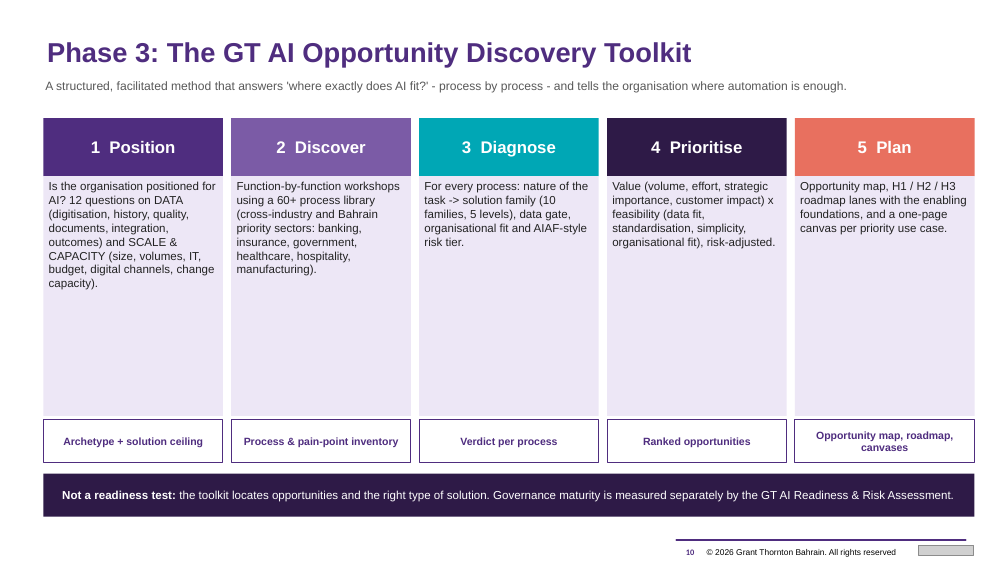
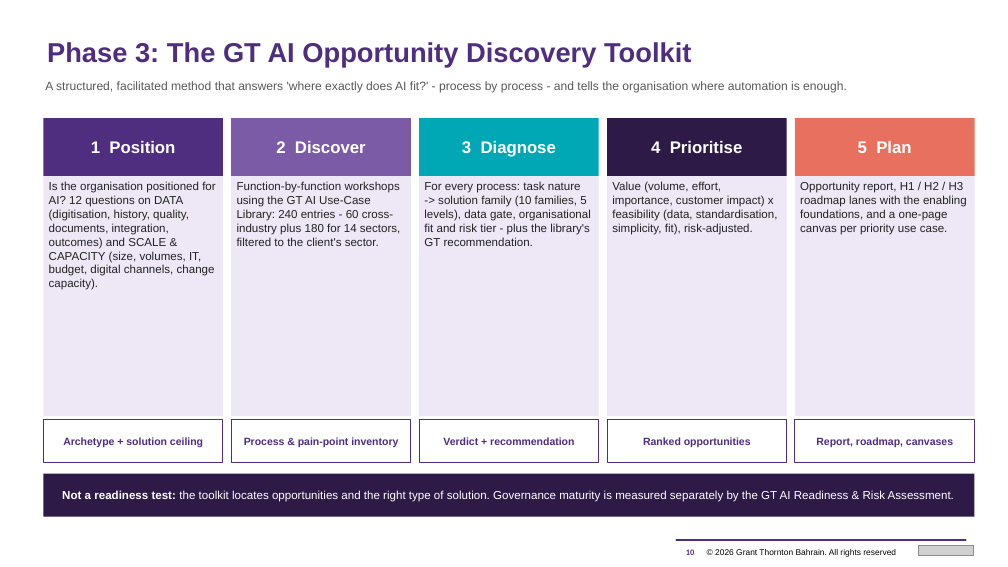
Before and after one commit to mahekdevangtrivedi-wq/GT-AI-Service-Line, a slide deck: slide 10 of 02_AI_Strategy_and_Roadmap/GT_AI_Strategy_and_Roadmap_Proposal.pptx. Drawn at 1008x567 pixels with LibreOffice and Linux fonts; fonts in the diff are those of the drawing; grey boxes stand for pictures. Boxes give left, top, right and bottom in pixels: in the first picture for what was removed or moved away, otherwise in the second. Text is boxed around its words. In the diff, an @@ line names an element or a change of style, - is before the commit and + after.

```diff
--- a/02_AI_Strategy_and_Roadmap/GT_AI_Strategy_and_Roadmap_Proposal.pptx
+++ b/02_AI_Strategy_and_Roadmap/GT_AI_Strategy_and_Roadmap_Proposal.pptx
@@ text in rectangle at bbox=[237, 181, 401, 246]: text changed @@
-Function-by-function workshops using a 60+ process library (cross-industry and Bahrain priority sectors: banking, insurance, government, healthcare, hospitality, manufacturing).
+Function-by-function workshops using the GT AI Use-Case Library: 240 entries - 60 cross-industry plus 180 for 14 sectors, filtered to the client's sector.
@@ text in rectangle at bbox=[424, 181, 591, 246]: text changed @@
-For every process: nature of the task -> solution family (10 families, 5 levels), data gate, organisational fit and AIAF-style risk tier.
+For every process: task nature -> solution family (10 families, 5 levels), data gate, organisational fit and risk tier - plus the library's GT recommendation.
@@ text in rectangle at bbox=[612, 181, 778, 235]: text changed @@
-Value (volume, effort, strategic importance, customer impact) x feasibility (data fit, standardisation, simplicity, organisational fit), risk-adjusted.
+Value (volume, effort, importance, customer impact) x feasibility (data, standardisation, simplicity, fit), risk-adjusted.
@@ text in rectangle at bbox=[800, 181, 967, 235]: text changed @@
-Opportunity map, H1 / H2 / H3 roadmap lanes with the enabling foundations, and a one-page canvas per priority use case.
+Opportunity report, H1 / H2 / H3 roadmap lanes with the enabling foundations, and a one-page canvas per priority use case.
@@ text in rectangle at bbox=[443, 437, 574, 445]: text changed @@
-Verdict per process
+Verdict + recommendation
@@ text in rectangle at bbox=[816, 437, 953, 447]: text changed @@
-Opportunity map, roadmap, canvases
+Report, roadmap, canvases
```
Also in this commit, not shown: 14 other slides changed, 4 slides added, 2 slides removed, 7 other files.
